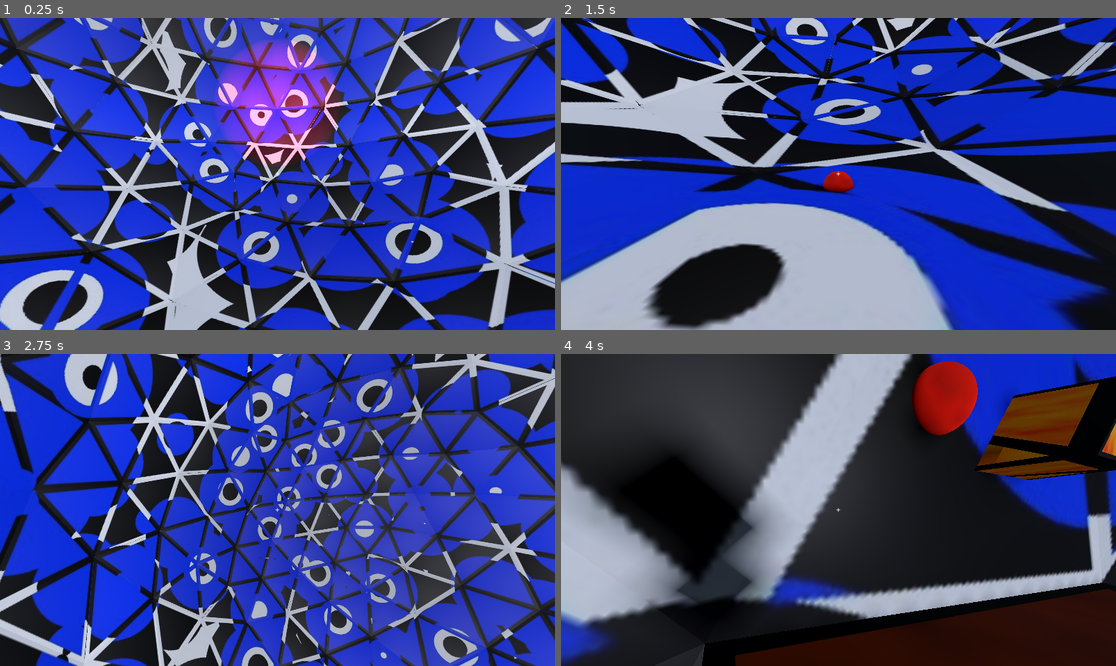
Above: before the commit, frames 1-4 (two rows, left to right).
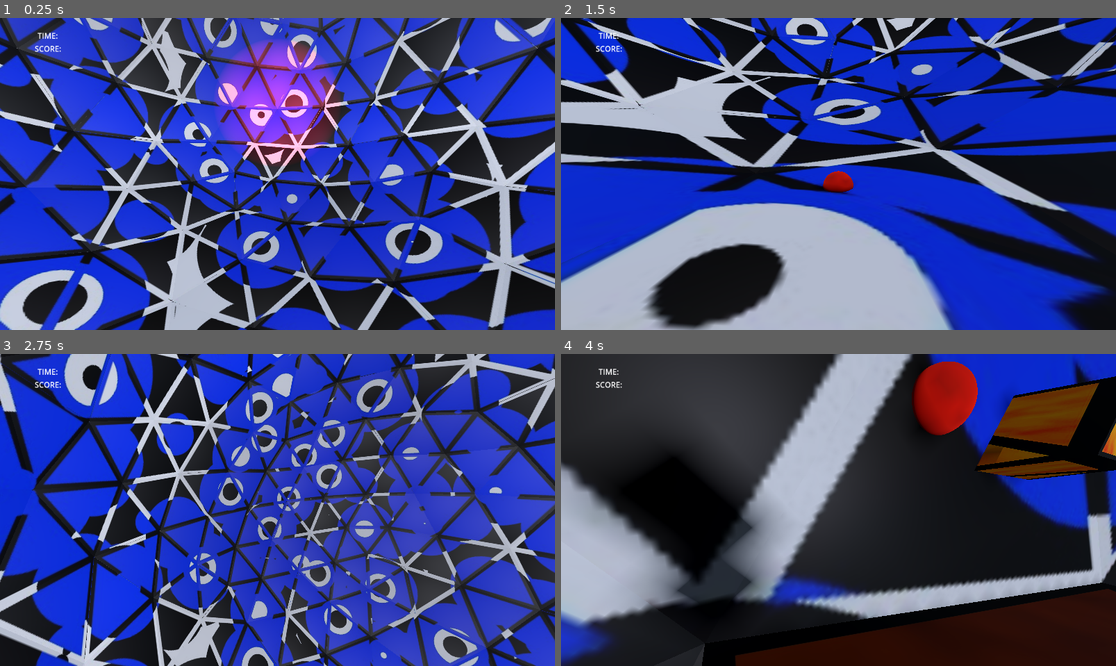
Above: after the commit, the same moments.

Repository: pudgypoultry/gmtk2025
Game: Godot game, scene res://Scenes/world.tscn
Two runs of this game, one before a commit and one after it. Both use one fixed random seed, a clock stepped at 60 frames per second and the inputs below.
Inputs (mouse positions are in pixels of both pictures, inside the frame that each line leads up to):
- Up to frame 1 (0.25 s): no input
- Up to frame 2 (1.5 s): move the mouse to (866, 174) at 0.52 s; hold Shift (Run) 0.53-1.28 s; hold W (MoveForward) from 0.53 s (still down); click (866, 174) at 0.67 s; move the mouse to (810, 174) at 1.27 s; tap 1 (Toggle Pillar L1) at 1.35 s
- Up to frame 3 (2.75 s): keep holding W (MoveForward); move the mouse to (288, 503) at 2.02 s; hold 2 (Toggle Pillar L2) from 2.03 s (still down)
- Up to frame 4 (4 s): keep holding W (MoveForward); move the mouse to (832, 516) at 2.77 s; release 2 (Toggle Pillar L2) at 2.78 s; tap 3 (Toggle Pillar L3) at 2.85 s; click (832, 516) at 2.92 s; move the mouse to (877, 513) at 3.52 s; hold 4 (Toggle Pillar L4) from 3.53 s (still down)

The runs differ from the first frame. In frame 1, 0.1% of the frame differs, in the area x 6-51%, y 4-51%; in frame 2, 0.1%; in frame 3, 0.1%; in frame 4, 0.1%.

Commit message:
Fixed error and updating loop checking

Diff:
--- a/CharacterController.tscn
+++ b/CharacterController.tscn
@@ -751,16 +751,25 @@
 grow_horizontal = 2
 grow_vertical = 2
 
-[node name="Label" type="Label" parent="Control"]
+[node name="MarginContainer" type="MarginContainer" parent="Control"]
+custom_minimum_size = Vector2(200, 100)
 layout_mode = 1
-anchors_preset = 15
-anchor_right = 1.0
-anchor_bottom = 1.0
-grow_horizontal = 2
-grow_vertical = 2
-text = "+"
-horizontal_alignment = 1
-vertical_alignment = 1
+offset_right = 56.0
+offset_bottom = 40.0
+
+[node name="VBoxContainer" type="VBoxContainer" parent="Control/MarginContainer"]
+layout_mode = 2
+alignment = 1
+
+[node name="Time" type="Label" parent="Control/MarginContainer/VBoxContainer"]
+layout_mode = 2
+size_flags_horizontal = 4
+text = "TIME:"
+
+[node name="Score" type="Label" parent="Control/MarginContainer/VBoxContainer"]
+layout_mode = 2
+size_flags_horizontal = 4
+text = "SCORE:"
 
 [node name="GroundNormalCheck" type="RayCast3D" parent="."]
 transform = Transform3D(1, 0, 0, 0, 1, 0, 0, 0, 1, 0, -0.72974, 0)
--- a/Scripts/SpiderController.gd
+++ b/Scripts/SpiderController.gd
@@ -12,6 +12,8 @@
 @export var dotDifferenceTolerance : float = 0.02
 @export var cooldownAmount : float = 0.5
 @export var planeIntersectionTolerance : float = 0.01
+@export var scorePerTile : int = 100
+@export var scoreLengthMultiplier : float = 1.1
 
 
 @export_category("Plugging in Nodes")
@@ -21,6 +23,8 @@
 @export var rayFolder : Node3D
 @export var normalCheckray : RayCast3D
 @export var tileLightUp : PackedScene
+@export var scoreLabel : Label
+@export var timeLabel : Label
 var debugArray = []
 
 var worldReference
@@ -47,6 +51,7 @@
 var cooldownTimer : float = 0.0
 var currentLevel : int = 1
 var lastTileNormal : Vector3 = Vector3.UP
+var playerScore : int = 0
 
 
 func _ready() -> void:
@@ -186,7 +191,11 @@
 		if currentKey in NormalDatabaseKeys():
 			var newTile = NormalsDatabase.normals_database[currentKey]
 			if newTile in visitedTileNormals and newTile != visitedTileNormals[len(visitedTileNormals)-1] and len(visitedTileNormals) > 2:
-				CheckForTileLoop(newTile)
+				# CheckForTilesInLoop(newTile)
+				visitedTileNormals.clear()
+				visitedTilePositions.clear()
+				for i in range(len(debugArray)):
+					debugArray.pop_front().queue_free()
 			elif newTile not in visitedTileNormals:
 				# print("Added " + str(newTile) + " to visited tiles!")
 				visitedTileNormals.append(newTile)
@@ -204,8 +213,49 @@
 			lastTileNormal = newTile
 
 
-func CheckForTileLoop(repeatedTile):
+
+#func CheckForTileLoop(repeatedTile):
+	#isOnCooldown = true
+	## Make sure there are at least 3 tiles, otherwise it's just doubling back and you know whatever
+	## Get average normal
+	#print("Starting tile loop check")
+	#var loopedTiles = []
+	#var atLooped = false
+	#for tile in visitedTileNormals:
+		#if tile == repeatedTile:
+			#atLooped = true
+		#if atLooped:
+			#loopedTiles.append(tile)
+	#var average = Vector3.ZERO
+	#var numNormals = 0
+	#for norm in loopedTiles:
+		#numNormals += 1
+		#average += norm
+	#if average:
+		#average /= numNormals
+		#average = average.normalized()
+#
+	## If any tile in the dict *and* that isn't in visitedTileNormals has a closer dot product to the avg normal than
+	## any tile in visitedTileNormals, we know it's been looped
+	#var minDotProductDifference = 1
+	#for tile in loopedTiles:
+		#var currentDot = average.dot(tile)
+		#if 1 - currentDot < minDotProductDifference:
+			#minDotProductDifference = 1 - currentDot
+	#print("Minimum diff: " + str(minDotProductDifference))
+	#ActivateTiles(average, minDotProductDifference)
+	#visitedTileNormals.clear()
+	#visitedTilePositions.clear()
+	#for i in range(len(debugArray)):
+		#debugArray.pop_front().queue_free()
+		## await get_tree().create_timer(0.2).timeout
+
+
+func CheckForTilesInLoop(repeatedTile):
 	isOnCooldown = true
+	var checkingArrays = []
+	var correctArray = []
+	var foundInside = false
 	# Make sure there are at least 3 tiles, otherwise it's just doubling back and you know whatever
 	# Get average normal
 	print("Starting tile loop check")
@@ -216,59 +266,38 @@
 			atLooped = true
 		if atLooped:
 			loopedTiles.append(tile)
-	var average = Vector3.ZERO
-	var numNormals = 0
-	for norm in loopedTiles:
-		numNormals += 1
-		average += norm
-	if average:
-		average /= numNormals
-		average = average.normalized()
-
-	# If any tile in the dict *and* that isn't in visitedTileNormals has a closer dot product to the avg normal than
-	# any tile in visitedTileNormals, we know it's been looped
-	var minDotProductDifference = 1
 	for tile in loopedTiles:
-		var currentDot = average.dot(tile)
-		if 1 - currentDot < minDotProductDifference:
-			minDotProductDifference = 1 - currentDot
-	print("Minimum diff: " + str(minDotProductDifference))
-	ActivateTiles(average, minDotProductDifference)
-	visitedTileNormals.clear()
-	for i in range(len(debugArray)):
-		debugArray.pop_front().queue_free()
-		# await get_tree().create_timer(0.2).timeout
-
-
-func CheckForTilesInLoop():
-	var planeArray = []
-	var foundTiles = []
-	for i in range(len(visitedTilePositions) - 1):
-		for j in range(len(visitedTilePositions.slice(i+1)) - 1):
-			pass
-			# create plane from visitedTilePositions[i] to visitedTilePositions[j]
-			var currentPlane = Plane(visitedTilePositions[i], visitedTilePositions[j], visitedTilePositions[i] + Vector3.UP)
-			planeArray.append(currentPlane)
-	for i in range(len(planeArray) - 1):
-		for j in range(len(planeArray.slice(i+1)) - 1):
-			pass
-			# check if plane[i] and plane[j] intersect at a right angle
-			if planeArray[i].dot(planeArray[j]) < planeIntersectionTolerance:
-				pass
-			# if so, add to the found tiles any tile that the planes both overlap
-			#	as long as that tile is not in visitedTiles and isn't already in the list
-			#	also potentially check if tile is "near" to the other two tiles to avoid hitting ceiling
-
-
-
-func ActivateTiles(average : Vector3, minDotProductDifference : float):
-	for tile in NormalsDatabase.normals_database.values():
-		var currentDot = average.dot(tile)
-		# print("Current diff: " + str(1 - currentDot))
-		#if 1 - currentDot < minDotProductDifference and 1 - currentDot <= 1 and tile not in visitedTileNormals and 1 - currentDot < dotDifferenceTolerance:
-		if 1 - currentDot < minDotProductDifference and 1 - currentDot <= 1 and tile not in visitedTileNormals:
+		var currentArray = NormalsDatabase.FloodArea(NormalToKey(tile), visitedTileNormals, 12).keys()
+		if len(checkingArrays) > 1:
+			for array in checkingArrays:
+				if currentArray == array:
+					foundInside = true
+					correctArray = currentArray
+					break
+		if foundInside:
+			break
+		checkingArrays.append(currentArray)
+	if len(correctArray) > 0:
+		for tile in correctArray:
 			ActivateTile(tile)
-			await get_tree().create_timer(0.2).timeout
+		IncreaseScore(len(correctArray))
+
+
+func IncreaseScore(numTiles):
+	playerScore += ceil((scorePerTile * numTiles) * pow(scoreLengthMultiplier, numTiles))
+
+
+func ResetScore():
+	playerScore = 0
+
+#func ActivateTiles(average : Vector3, minDotProductDifference : float):
+	#for tile in NormalsDatabase.normals_database.values():
+		#var currentDot = average.dot(tile)
+		## print("Current diff: " + str(1 - currentDot))
+		##if 1 - currentDot < minDotProductDifference and 1 - currentDot <= 1 and tile not in visitedTileNormals and 1 - currentDot < dotDifferenceTolerance:
+		#if 1 - currentDot < minDotProductDifference and 1 - currentDot <= 1 and tile not in visitedTileNormals:
+			#ActivateTile(tile)
+			#await get_tree().create_timer(0.2).timeout
 
 
 func ActivateTile(tile : Vector3):
--- a/normals_database.gd
+++ b/normals_database.gd
@@ -8,6 +8,7 @@
 # Keys are strings - id of tile
 # Values are Vector3 - position of tile center
 @export var radien_step:float = PI / 30
+
 
 # Called when the node enters the scene tree for the first time.
 func _ready() -> void:
@@ -59,6 +60,20 @@
 	return "%.2f|%.2f|%.2f" % [normal.x, normal.y, normal.z]
 
 
-func FloodArea(key : String) -> Array[String]:
-
-	return ["hi"]
+func FloodArea(key : String, visitedList : Array, numSteps : int, trackingDict : Dictionary = {}):
+	# Terminal Step
+	print("Starting with: " + key)
+	var workingDict = trackingDict
+	if numSteps == 0:
+		print("	Found endpoint: " + key)
+		return {key : 1}
+	# Recursive Step
+	else:
+		for tile in adjacencies_database[key]:
+			if tile not in visitedList and tile not in workingDict.keys():
+				workingDict[tile] = 1
+				print("	Searching through: " + tile)
+				var newTiles = FloodArea(tile, visitedList, numSteps - 1, workingDict)
+				for adjacentTile in newTiles.keys():
+					workingDict[adjacentTile] = 1
+	return workingDict
Not shown: 1 places in Scenes/eye_minion.tscn that only renumber resources
